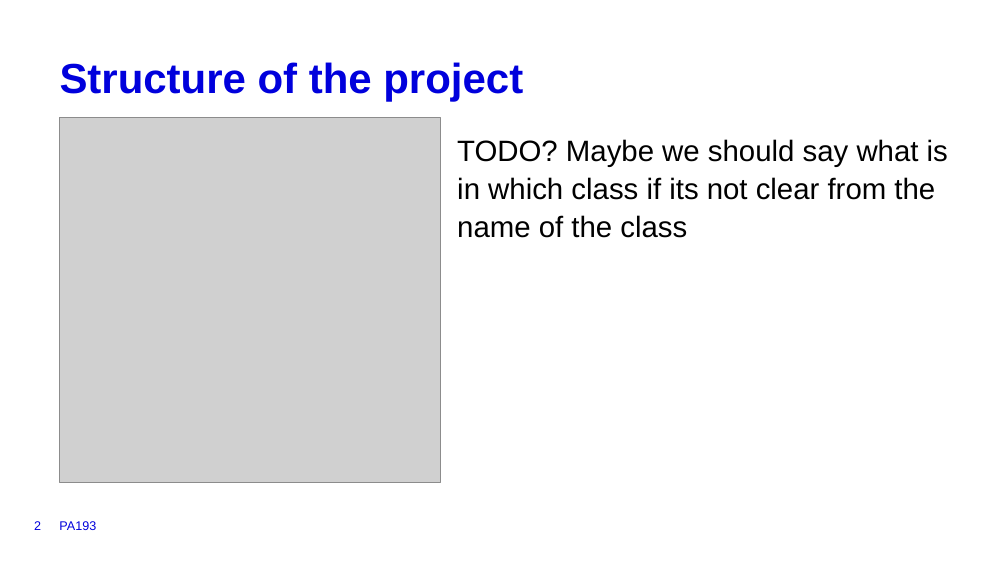
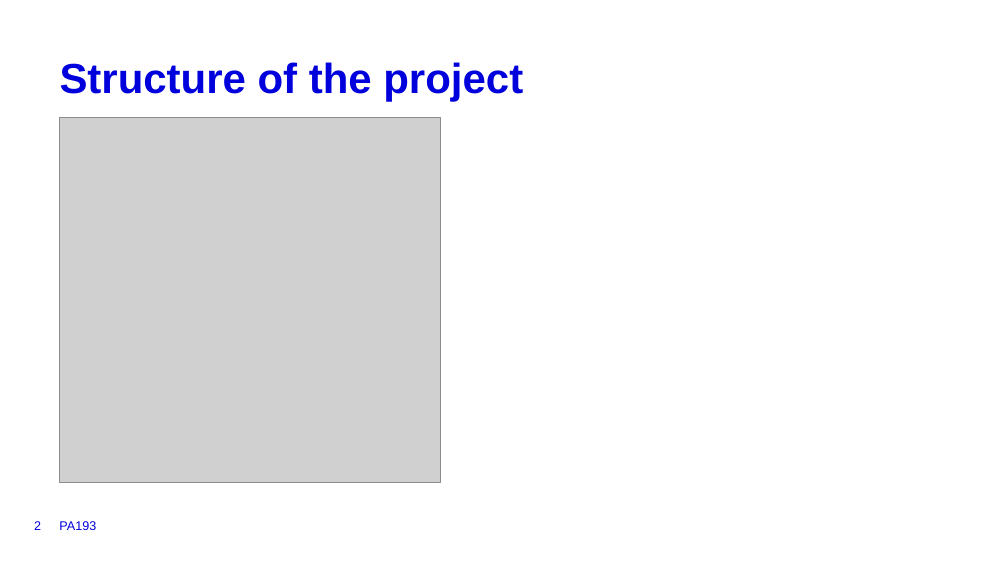
Before and after one commit to NikitaVolotovich/super_bech32m, a slide deck: slide 2 of super_Bech32m.pptm. Drawn at 1008x567 pixels with LibreOffice and Linux fonts; fonts in the diff are those of the drawing; grey boxes stand for pictures; background and template pictures are left out. Boxes give left, top, right and bottom in pixels: in the first picture for what was removed or moved away, otherwise in the second. Text is boxed around its words. In the diff, an @@ line names an element or a change of style, - is before the commit and + after.

```diff
--- a/super_Bech32m.pptm
+++ b/super_Bech32m.pptm
@@ text removed at [457, 139, 948, 238] @@
-TODO? Maybe we should say what is in which class if its not clear from the name of the class
```
Also in this commit, not shown: 2 other slides changed, 37 other files.
